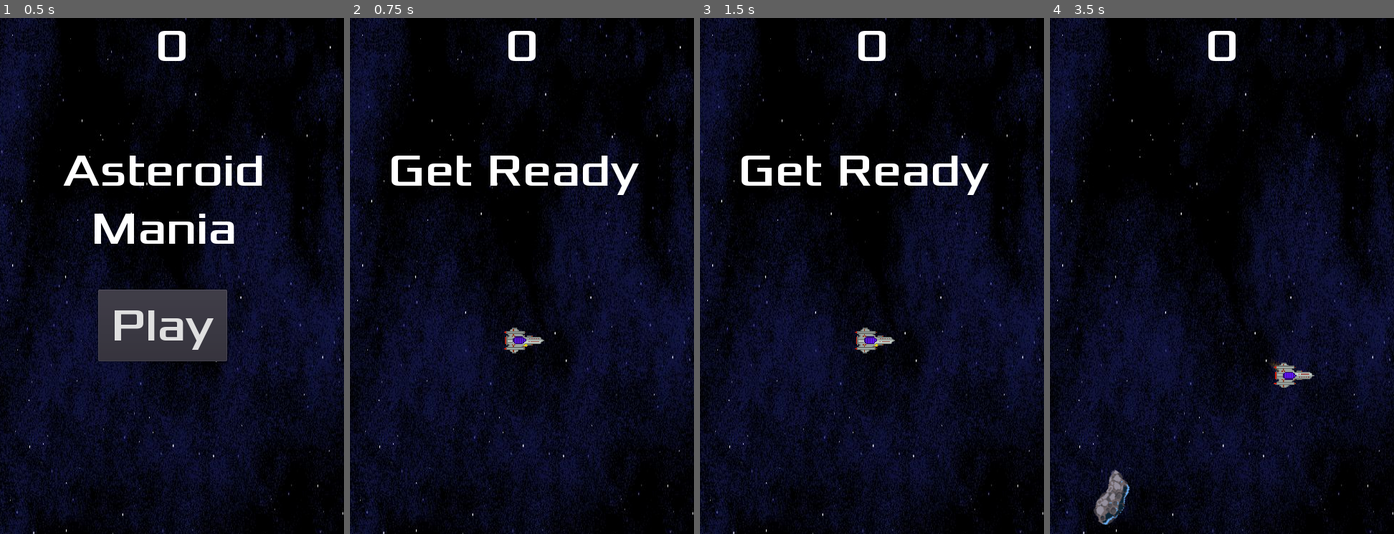
Above: before the commit, frames 1-4 (left to right).
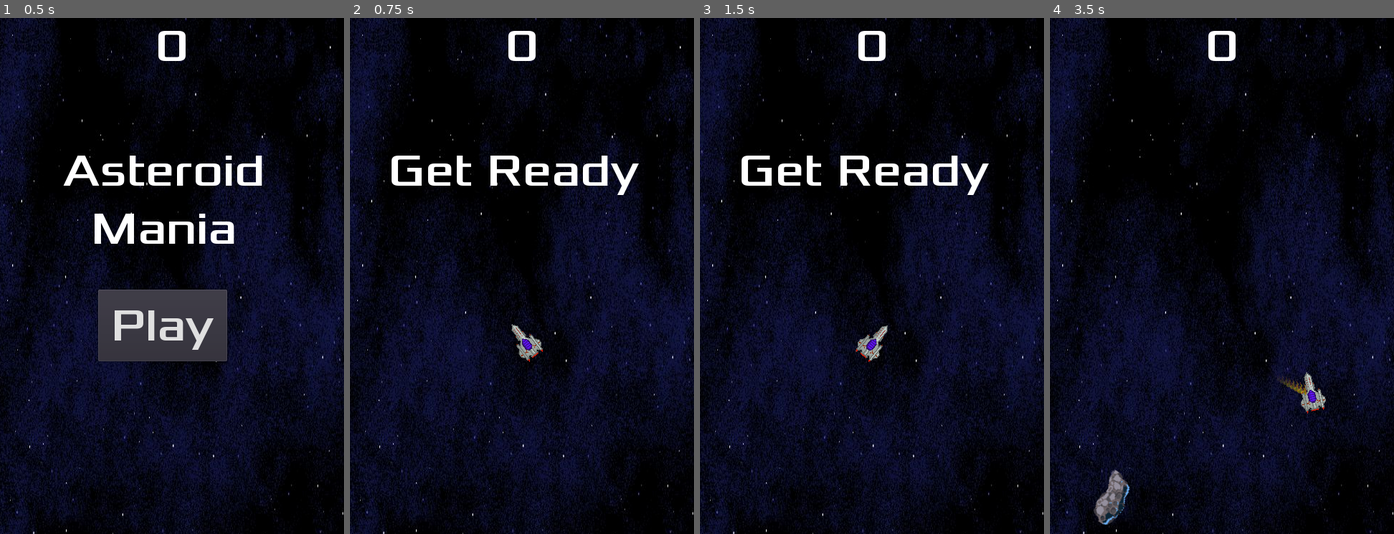
Above: after the commit, the same moments.

Repository: Serbver-Games/SpaceGameJam
Game: Godot game, scene res://Main.tscn
Same seed, same stepped clock (60 frames per second), same inputs: the game is played once before the commit and once after it.
Inputs (mouse positions are in pixels of both pictures, inside the frame that each line leads up to):
- Up to frame 1 (0.5 s): no input
- Up to frame 2 (0.75 s): click "Play" at 0.5 s
- Up to frame 3 (1.5 s): tap Enter (start_game) at 1.25, 1.35 s; move the mouse to (947, 250) at 1.27 s; hold Right (move_right) from 1.28 s (still down)
- Up to frame 4 (3.5 s): move the mouse to (1153, 301) at 2.02 s; release Right (move_right) at 2.03 s; hold Down (move_down) 2.03-2.78 s; tap Enter (start_game) at 2.1, 2.85 s; move the mouse to (1256, 162) at 2.77 s; hold Right (move_right) from 2.78 s (still down)

Frame 1 is identical in both runs. In frame 2, 0.4% of the frame differs, in the area x 44-57%, y 59-67%; in frame 3, 0.4%; in frame 4, 0.7%, in the area x 64-81%, y 66-77%.

Commit message:
movementmoment

Diff:
--- a/Player.gd
+++ b/Player.gd
@@ -2,31 +2,34 @@
 
 signal hit
 
-export var speed =1 # How fast the player will move (pixels/sec).
+export var speed =.1 # How fast the player will move (pixels/sec).
 var screen_size # Size of the game window
 var direction
 
 onready var position2D = $Position2D
-onready var velocity = Vector2.ZERO
+var velocity = Vector2.ZERO
+var input = Vector2.ZERO
+var mouse_position2D
 
 func _ready():
 	screen_size = get_viewport_rect().size
 	hide()
 
+func _process(delta):
+	look_at(get_global_mouse_position())
 
-func _process(delta):
-	var input = Vector2.ZERO # The player's movement vector.
+	input = Vector2.ZERO # The player's movement vector.
 	if Input.is_action_pressed("move_right"):
-		input.x += 1
+		input = Vector2(0, speed).rotated(rotation)
 	if Input.is_action_pressed("move_left"):
-		input.x -= 1
+		input = Vector2(0, -speed).rotated(rotation)
 	if Input.is_action_pressed("move_down"):
-		input.y += 1
+		input = Vector2(-speed, 0).rotated(rotation)
 	if Input.is_action_pressed("move_up"):
-		input.y -= 1
+		input = Vector2(speed, 0).rotated(rotation)
 
 	if input.length() > 0:
-		velocity += input.normalized() * speed
+		velocity += input.normalized()
 		$AnimatedSprite.play()
 	else:
 		$AnimatedSprite.stop()
@@ -35,20 +38,22 @@
 	position.x = clamp(position.x, 0, screen_size.x)
 	position.y = clamp(position.y, 0, screen_size.y)
 
-	if input.x != 0:
-		$AnimatedSprite.animation = "right"
-		$AnimatedSprite.flip_h = true
-		$AnimatedSprite.flip_h = input.x < 0
-	elif input.y != 0:
-		$AnimatedSprite.animation = "up"
-		$AnimatedSprite.flip_v = input.y > 0
-	elif input.y == 400:
-		print(input.x)
-		$AnimatedSprite.flip_v = true
-		$AnimatedSprite.flip_v = input.y > 0
+#	if input.x != 0:
+#		$AnimatedSprite.animation = "right"
+#		$AnimatedSprite.flip_h = true
+#		$AnimatedSprite.flip_h = input.x < 0
+#	elif input.y != 0:
+#		$AnimatedSprite.animation = "up"
+#		$AnimatedSprite.flip_v = input.y > 0
+#	elif input.y == 400:
+#		print(input.x)
+#		$AnimatedSprite.flip_v = true
+#		$AnimatedSprite.flip_v = input.y > 0
 
 func start(pos):
 	position = pos
+	velocity = Vector2.ZERO
+	input = Vector2.ZERO
 	show()
 	$CollisionShape2D.disabled = false
 
Not shown, added: art/paternalfigure.jpg.import
